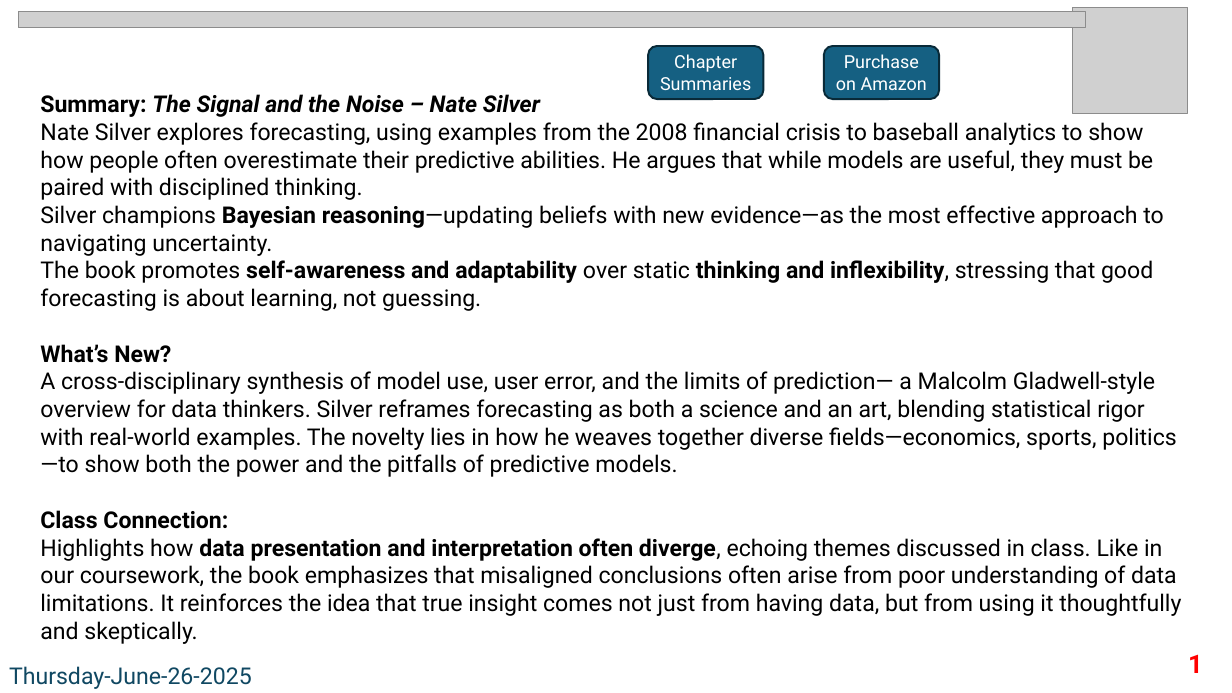
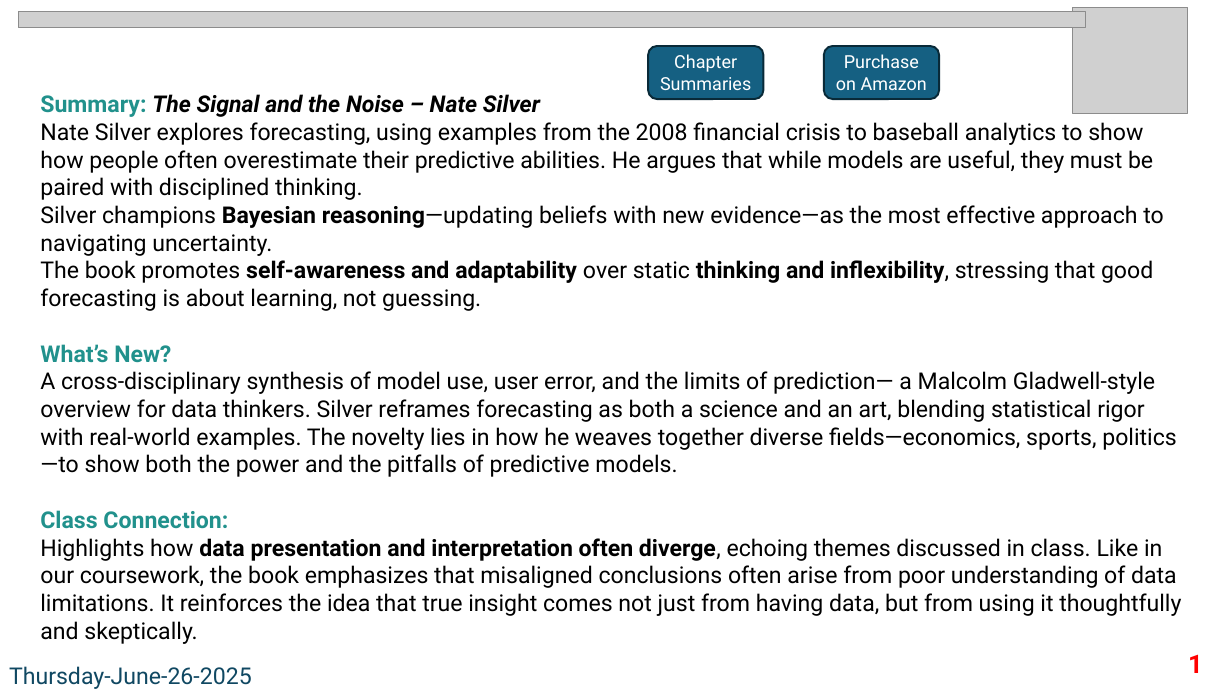
Before and after one commit to INFO-526-SU25/ds-experience-N-Herling-Mk1, a slide deck: slide 1 of DS_experience_NTH.pptx. Drawn at 1232x693 pixels with LibreOffice and Linux fonts; fonts in the diff are those of the drawing; grey boxes stand for pictures. Boxes give left, top, right and bottom in pixels: in the first picture for what was removed or moved away, otherwise in the second. Text is boxed around its words. In the diff, an @@ line names an element or a change of style, - is before the commit and + after.

Commit message:
added some buttons to link things_v2

```diff
--- a/DS_experience_NTH.pptx
+++ b/DS_experience_NTH.pptx
@@ text at [40, 94, 1181, 644]: text colour #000000 to #21918C in "Summary:", "What’s New?", "Class Connection:" @@
```
